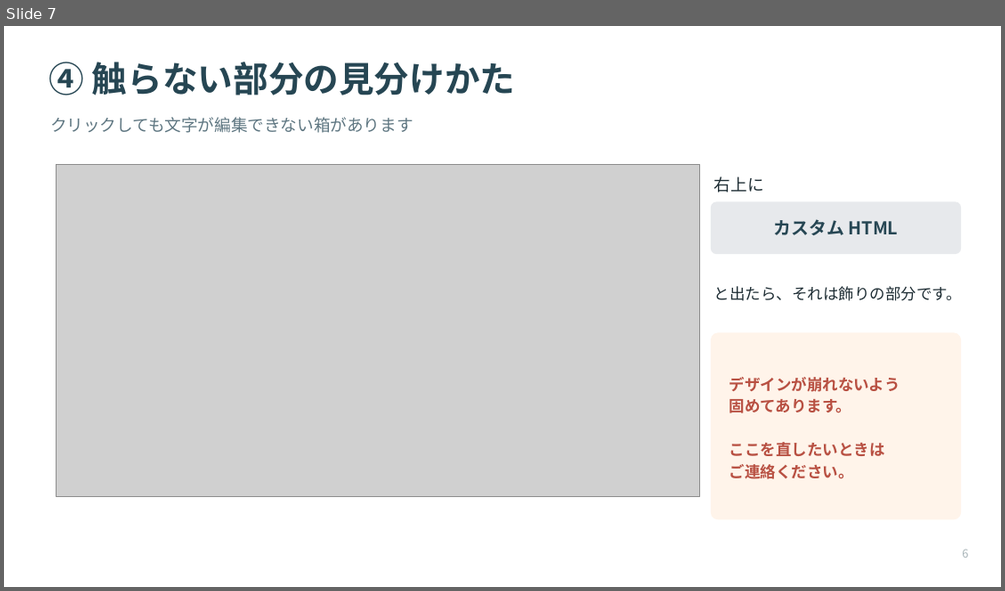
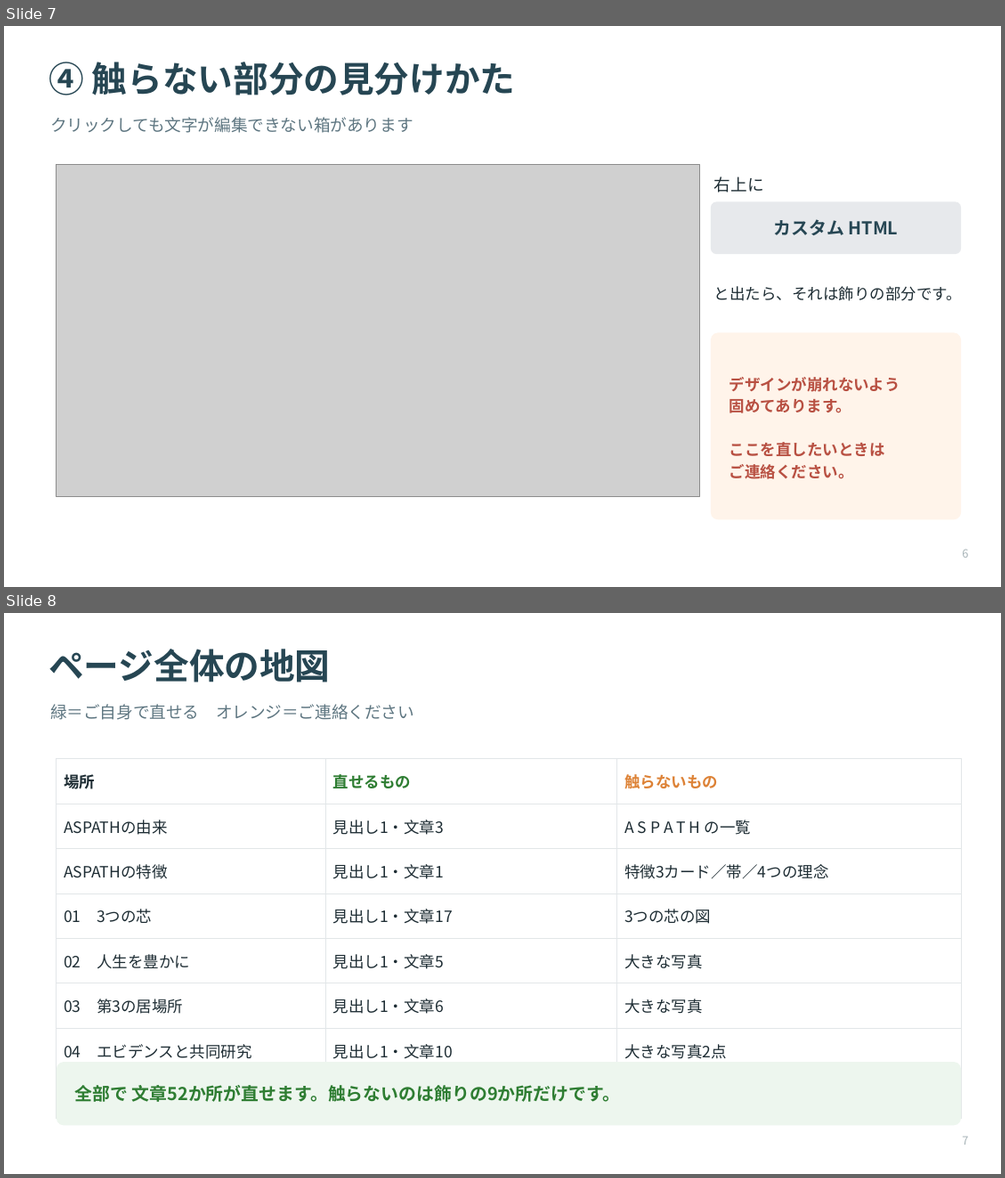
Before and after one commit to Kkenjis/dev-aspath-life, a slide deck: _wp移行素材/★引継ぎ資料/★山口様向け_ASPATHについて_文章の直し方.pptx. Shown one above the other, each under a label of ours: slide 7 before the commit, slides 7 and 8 after it. The pictures are 1005x591 and 1005x1178 pixels, drawn with LibreOffice and Linux fonts; fonts in the diff are those of the drawing; grey boxes stand for pictures. Boxes give left, top, right and bottom in pixels: in the first picture for what was removed or moved away, otherwise in the second. Text is boxed around its words. In the diff, an @@ line names an element or a change of style, - is before the commit and + after.

```diff
--- a/_wp移行素材/★引継ぎ資料/★山口様向け_ASPATHについて_文章の直し方.pptx
+++ b/_wp移行素材/★引継ぎ資料/★山口様向け_ASPATHについて_文章の直し方.pptx
@@ slide 8 added at (x1=4, y1=613, x2=1001, y2=1174), background #FFFFFF @@
@@ text added at (x1=48, y1=649, x2=330, y2=682), 34 pt, text #264653, bold @@
+ページ全体の地図
@@ text added at (x1=50, y1=704, x2=414, y2=720), 16 pt, text #5E7681 @@
+緑＝ご自身で直せる オレンジ＝ご連絡ください
@@ table added at (x1=57, y1=759, x2=961, y2=1105), 8 rows, 3 columns @@
+場所 | 直せるもの | 触らないもの
+ASPATHの由来 | 見出し1・文章3 | A S P A T H の一覧
+ASPATHの特徴 | 見出し1・文章1 | 特徴3カード／帯／4つの理念
+01 3つの芯 | 見出し1・文章17 | 3つの芯の図
+02 人生を豊かに | 見出し1・文章5 | 大きな写真
+03 第3の居場所 | 見出し1・文章6 | 大きな写真
+04 エビデンスと共同研究 | 見出し1・文章10 | 大きな写真2点
+締めくくり | 文章4 | —
@@ rounded rectangle added at (x1=57, y1=1062, x2=961, y2=1126), fill #EDF6EE @@
@@ text added at (x1=75, y1=1085, x2=620, y2=1102), 17 pt, text #2E7D32, bold @@
+全部で 文章52か所が直せます。触らないのは飾りの9か所だけです。
@@ text added at (x1=962, y1=1136, x2=968, y2=1144), 11 pt, text #A8B4B8 @@
+7
```
Also in this commit, not shown: 5 slides changed, 3 other slides added, 6 other files.
